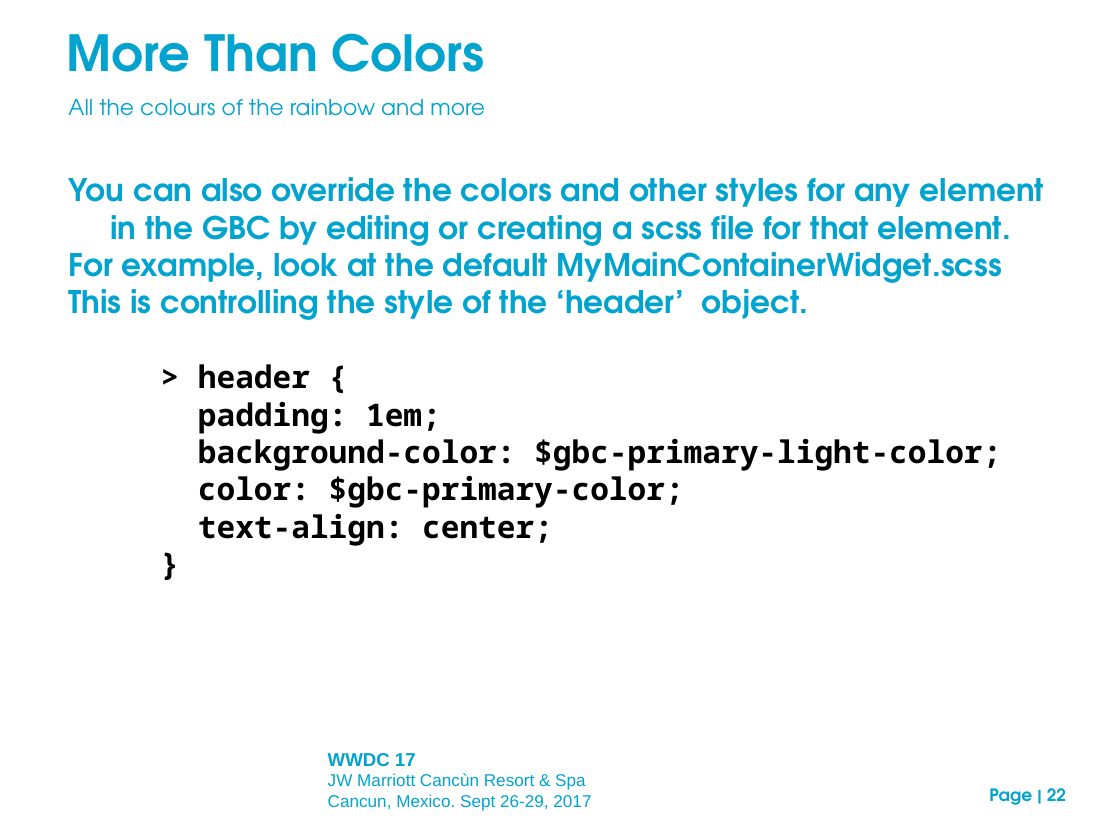
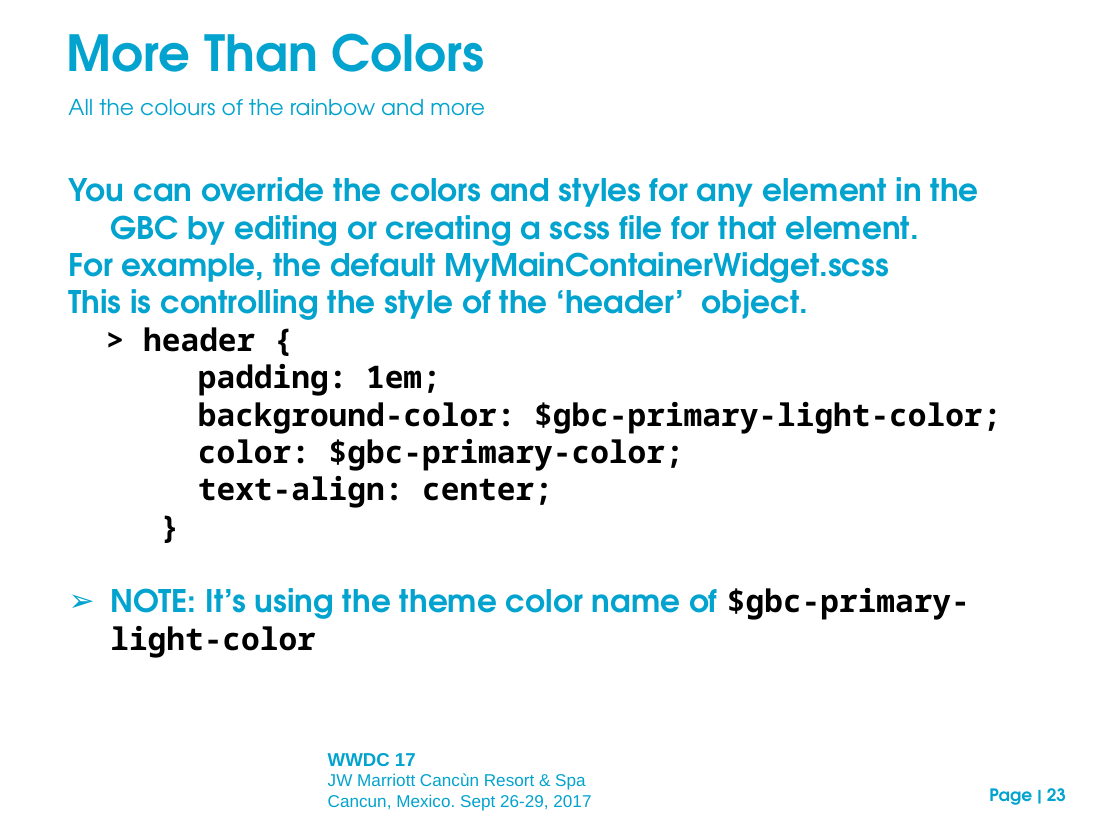
Before and after one commit to neilm-fourjs/njms_demos310, a slide deck: slide 23 of gbc/presentation/GBC_customization_draft.ppt (slide 22 before the commit). Drawn at 1120x840 pixels with LibreOffice and Linux fonts; fonts in the diff are those of the drawing; background and template pictures are left out. Boxes give left, top, right and bottom in pixels: in the first picture for what was removed or moved away, otherwise in the second. Text is boxed around its words. In the diff, an @@ line names an element or a change of style, - is before the commit and + after.

```diff
--- a/gbc/presentation/GBC_customization_draft.ppt
+++ b/gbc/presentation/GBC_customization_draft.ppt
@@ text at [69, 177, 979, 283]: text changed @@
-You can also override the colors and other styles for any element in the GBC by editing or creating a scss file for that element.
-For example, look at the default MyMainContainerWidget.scss
+You can override the colors and styles for any element in the GBC by editing or creating a scss file for that element.
+For example, the default MyMainContainerWidget.scss
@@ text at [143, 327, 255, 352]: indent changed @@
@@ text at [110, 588, 970, 658]: paragraph added @@
+➢ NOTE: It’s using the theme color name of $gbc-primary-light-color
@@ page number at [989, 788, 1066, 805]: text changed @@
-Page | 22
+Page | 23
```
Also in this commit, not shown: 17 other slides changed, 7 slides added, 1 slide removed, 1 other file.
